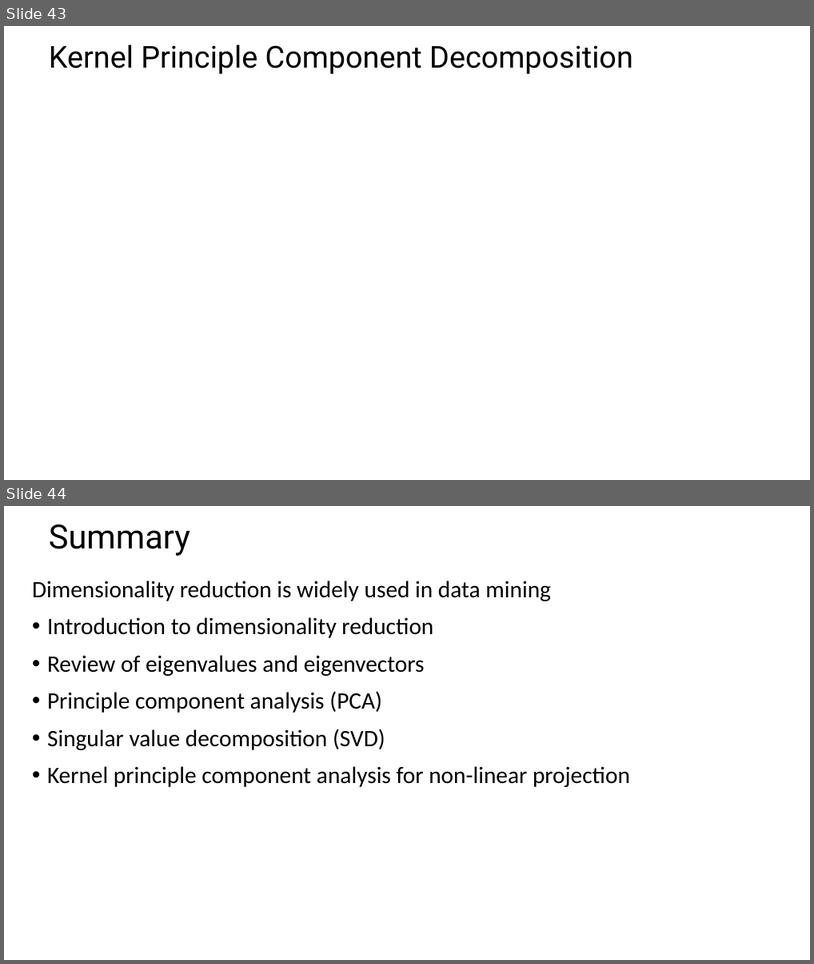
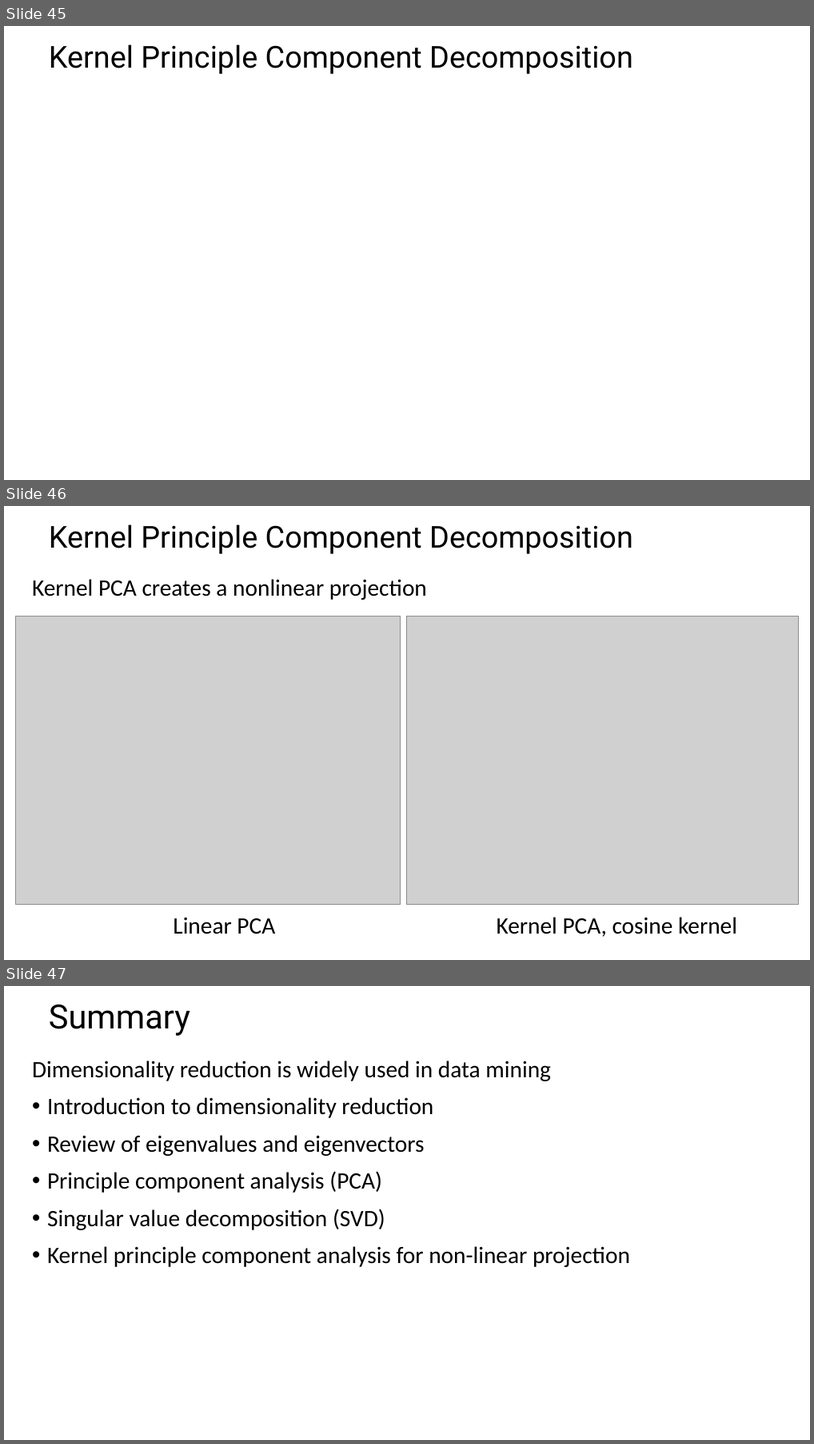
Before and after one commit to StephenElston/CSCI-E-108, a slide deck: slides/10_DimensionalityReduction_Part1.pptx. Shown one above the other, each under a label of ours: slides 43 and 44 before the commit, slides 45, 46 and 47 after it. The pictures are 814x964 and 814x1444 pixels, drawn with LibreOffice and Linux fonts; fonts in the diff are those of the drawing; grey boxes stand for pictures. Boxes give left, top, right and bottom in pixels: in the first picture for what was removed or moved away, otherwise in the second. Text is boxed around its words. In the diff, an @@ line names an element or a change of style, - is before the commit and + after.

```diff
--- a/slides/10_DimensionalityReduction_Part1.pptx
+++ b/slides/10_DimensionalityReduction_Part1.pptx
@@ slide 46 added at (4,506,810,960), background #FFFFFF @@
@@ title added at (49,524,634,554), 36 pt, text #000000 @@
+Kernel Principle Component Decomposition
@@ text added at (32,579,427,600), 28 pt, text #000000 @@
+Kernel PCA creates a nonlinear projection
@@ picture added at (15,616,400,904) @@
@@ picture added at (407,616,799,904) @@
@@ text added at (173,917,275,934), 28 pt, text #000000 @@
+Linear PCA
@@ text added at (497,916,738,936), 28 pt, text #000000 @@
+Kernel PCA, cosine kernel
@@ what was slide 43 is now slide 45 @@
@@ what was slide 44 is now slide 47 @@
```
Also in this commit, not shown: 2 other slides added.
